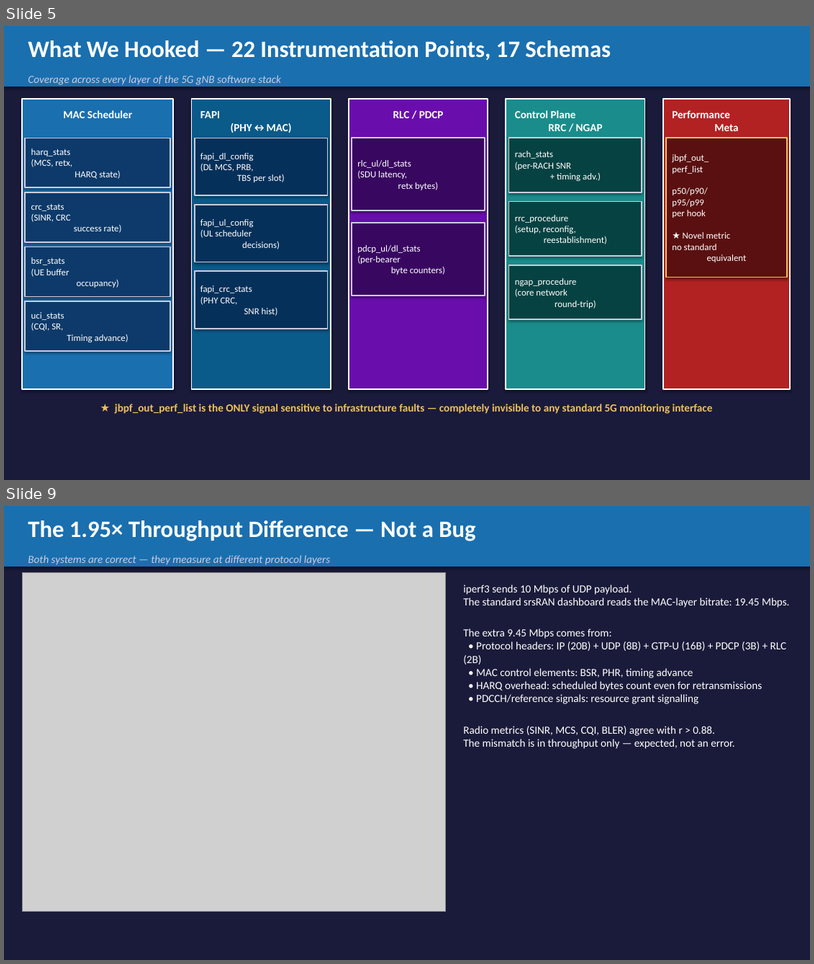
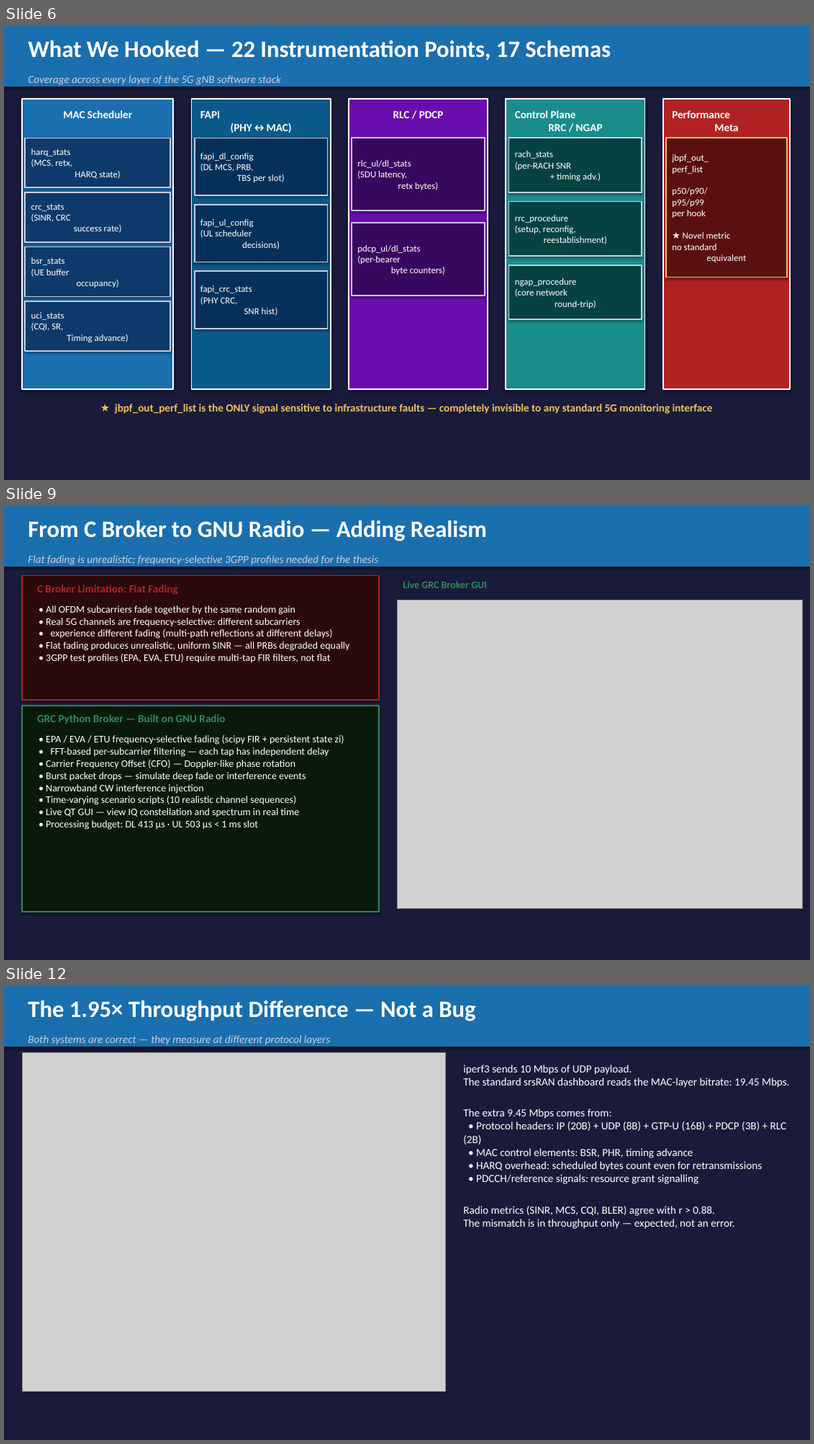
Before and after one commit to MaximBitiu1/srsran-telemetry-pipeline, a slide deck: docs/MIDTERM_PRESENTATION.pptx. Shown one above the other, each under a label of ours: slides 5 and 9 before the commit, slides 6, 9 and 12 after it; the slides between them are not shown. The pictures are 814x964 and 814x1444 pixels, drawn with LibreOffice and Linux fonts; fonts in the diff are those of the drawing; grey boxes stand for pictures. Boxes give left, top, right and bottom in pixels: in the first picture for what was removed or moved away, otherwise in the second. Text is boxed around its words. In the diff, an @@ line names an element or a change of style, - is before the commit and + after.

Commit message:
Add midterm presentation charts, figures, and slide decks
New figures:
- screenshot_grafana1/2.png — live Grafana dashboard screenshots
- screenshot_grc.png        — GNU Radio Companion broker screenshot
- final_system_arch.jpeg    — updated system architecture diagram

Updated figures:
- fig_jbpf_vs_standard.png  — jBPF vs standard metrics comparison
- fig_system_architecture.png
- fig_telemetry_flow.png

Slide decks:
- MidtermPresentation_final.pptx    — final 17-slide midterm deck
- dataset_labels_features_slide.pptx
- jbpf_vs_standard_slides.pptx
- MIDTERM_PRESENTATION.pptx / .html — auto-generated from scripts

Generation scripts:
- generate_diagrams.py
- generate_pptx.py
- generate_presentation.py
- generate_dataset_slide.py
- generate_jbpf_vs_standard_slides.py

```diff
--- a/docs/MIDTERM_PRESENTATION.pptx
+++ b/docs/MIDTERM_PRESENTATION.pptx
@@ slide 9 added at (4, 506, 810, 960), background #1A1A3A @@
@@ rectangle added at (4, 506, 810, 566), fill #1A6FAF @@
@@ text added at (28, 520, 487, 541), 28 pt, text #FFFFFF, bold @@
+From C Broker to GNU Radio — Adding Realism
@@ text added at (28, 555, 378, 565), 13 pt, text #CCCCDD, italic @@
+Flat fading is unrealistic; frequency-selective 3GPP profiles needed for the thesis
@@ rectangle added at (22, 576, 379, 700), fill #2A0A0A, outline #B22222 1.5 pt @@
@@ text added at (37, 584, 178, 595), 13 pt, text #B22222, bold @@
+C Broker Limitation: Flat Fading
@@ text added at (403, 581, 487, 588), 12 pt, text #2E8B57, bold @@
+Live GRC Broker GUI
@@ text added at (46, 605, 350, 663), 12 pt, text #FFFFFF @@
+• All OFDM subcarriers fade together by the same random gain
+• Real 5G channels are frequency-selective: different subcarriers
+• experience different fading (multi-path reflections at different delays)
+• Flat fading produces unrealistic, uniform SINR — all PRBs degraded equally
+• 3GPP test profiles (EPA, EVA, ETU) require multi-tap FIR filters, not flat
@@ picture added at (397, 600, 802, 908) @@
@@ rectangle added at (22, 705, 379, 911), fill #0A1A0A, outline #2E8B57 1.5 pt @@
@@ text added at (37, 714, 225, 724), 13 pt, text #2E8B57, bold @@
+GRC Python Broker — Built on GNU Radio
@@ text added at (46, 735, 345, 829), 12 pt, text #FFFFFF @@
+• EPA / EVA / ETU frequency-selective fading (scipy FIR + persistent state zi)
+• FFT-based per-subcarrier filtering — each tap has independent delay
+• Carrier Frequency Offset (CFO) — Doppler-like phase rotation
+• Burst packet drops — simulate deep fade or interference events
+• Narrowband CW interference injection
+• Time-varying scenario scripts (10 realistic channel sequences)
+• Live QT GUI — view IQ constellation and spectrum in real time
+• Processing budget: DL 413 µs · UL 503 µs < 1 ms slot
@@ what was slide 5 is now slide 6 @@
@@ what was slide 9 is now slide 12 @@
```
Also in this commit, not shown: 2 slides changed, 6 other slides added, 4 slides removed, 16 other files.
